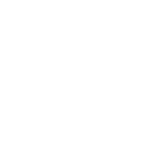
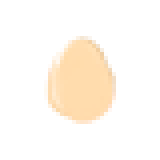
Comparing the layer stacks of the two 160x160 images. Changes:
added layer "eggbuttonselected" above "eggbutton" over [left=44, top=36, right=116, bottom=124]
